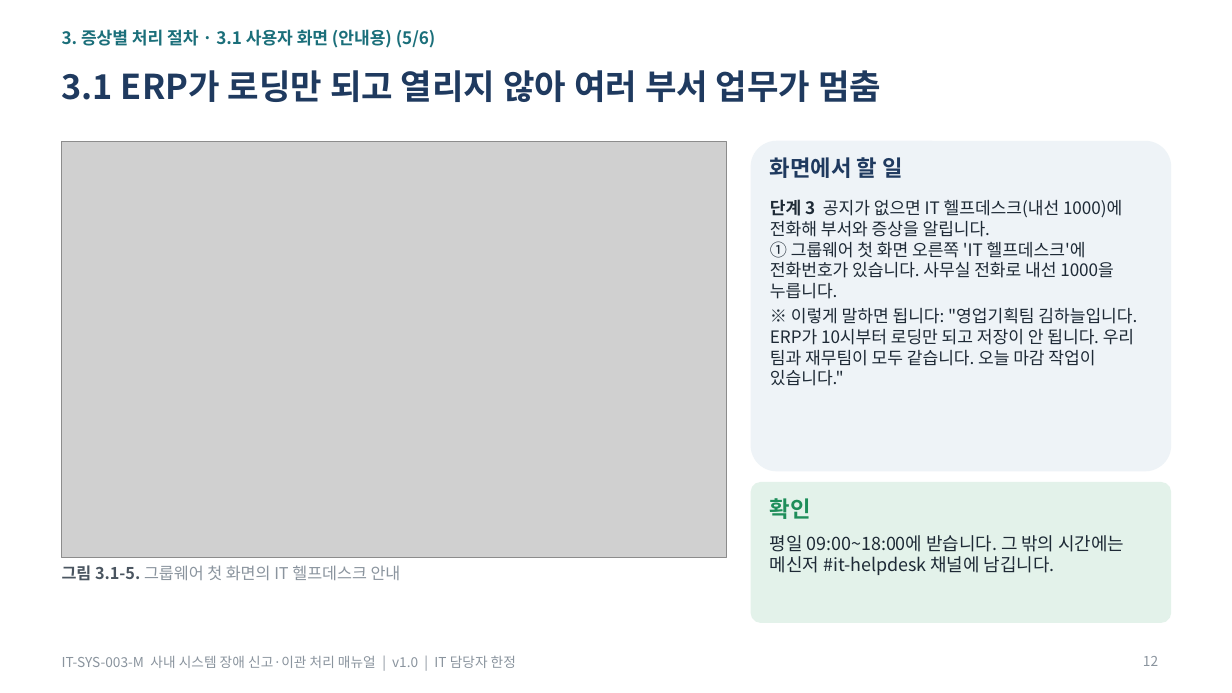
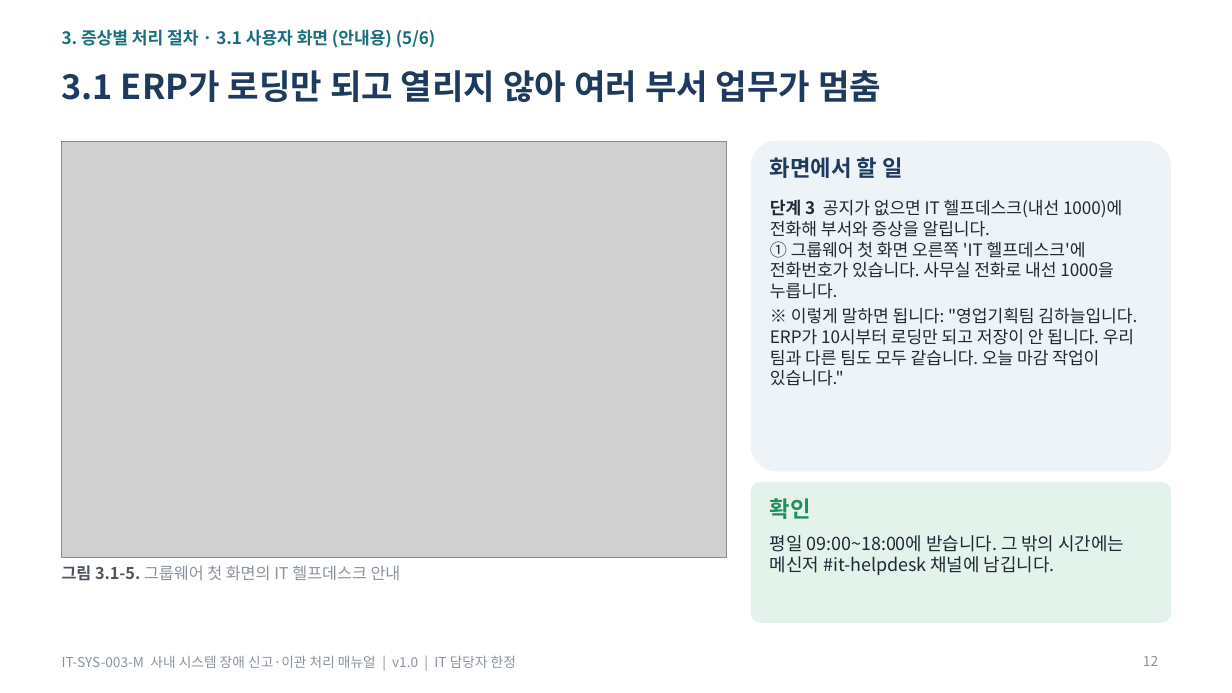
Before and after one commit to issue-helpdesk/issue-helpdesk, a slide deck: slide 12 of dataset/guides/SYS/manual/IT-SYS-003-M_사내 시스템 장애 신고·이관 처리 매뉴얼.pptx. Drawn at 1232x693 pixels with LibreOffice and Linux fonts; fonts in the diff are those of the drawing; grey boxes stand for pictures. Boxes give left, top, right and bottom in pixels: in the first picture for what was removed or moved away, otherwise in the second. Text is boxed around its words. In the diff, an @@ line names an element or a change of style, - is before the commit and + after.

```diff
--- a/dataset/guides/SYS/manual/IT-SYS-003-M_사내 시스템 장애 신고·이관 처리 매뉴얼.pptx
+++ b/dataset/guides/SYS/manual/IT-SYS-003-M_사내 시스템 장애 신고·이관 처리 매뉴얼.pptx
@@ text at (770,307,1137,386): text changed @@
-※ 이렇게 말하면 됩니다: "영업기획팀 김하늘입니다. ERP가 10시부터 로딩만 되고 저장이 안 됩니다. 우리 팀과 재무팀이 모두 같습니다. 오늘 마감 작업이 있습니다."
+※ 이렇게 말하면 됩니다: "영업기획팀 김하늘입니다. ERP가 10시부터 로딩만 되고 저장이 안 됩니다. 우리 팀과 다른 팀도 모두 같습니다. 오늘 마감 작업이 있습니다."
```
Also in this commit, not shown: 32 other files.
